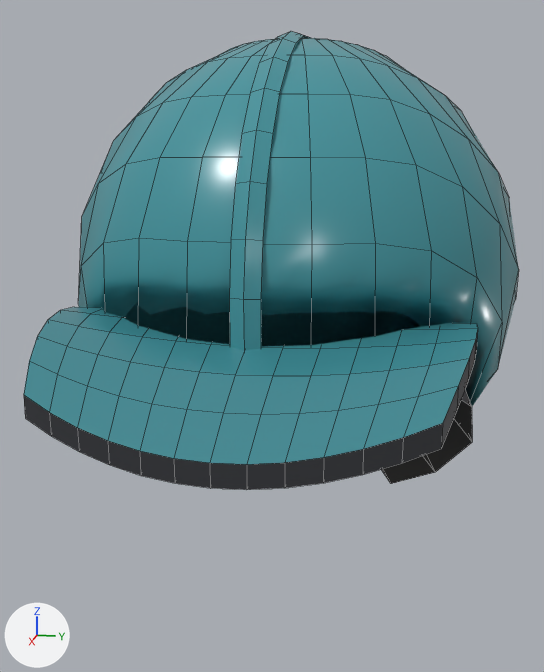
The FBX model CRICKETGAME/ArtSource/Exports/Equipment/SM_C26_Helmet_Hero.fbx: old version first, new version second.
The view is the same before and after, from a camera (50 mm lens) standing at (0.398, 0.066, 0.065) and looking at (0.031, -0.008, -0.027). Arrows for +X, +Y and +Z are at lower left; the lights stay in place. The picture after the commit comes second. Mesh edges are drawn as thin lines. Vertices at exactly the same position are counted once.

Script lines for the objects in view, before the commit:
```python
me_sm_c26_helmet_hero = bpy.data.meshes.new('SM_C26_Helmet_Hero')
me_sm_c26_helmet_hero.from_pydata(...)  # 465 vertices, 402 faces; spans x -0.123..0.174, y -0.114..0.114, z -0.117..0.122
# faces by material slot: [204, 120, 50, 28]
me_sm_c26_helmet_hero.materials.append(mat_m_c26_helmetshell)  # cyan #42959f
me_sm_c26_helmet_hero.materials.append(mat_m_c26_helmetpeak)  # cyan #3e8993
me_sm_c26_helmet_hero.materials.append(mat_m_c26_helmettrim)  # dark grey #303237
me_sm_c26_helmet_hero.materials.append(mat_m_c26_helmetpad)  # dark grey #403f3e
ob_sm_c26_helmet_hero = bpy.data.objects.new('SM_C26_Helmet_Hero', me_sm_c26_helmet_hero)
ob_sm_c26_helmet_hero.location = (0.0, 0.0, 0.0)
```
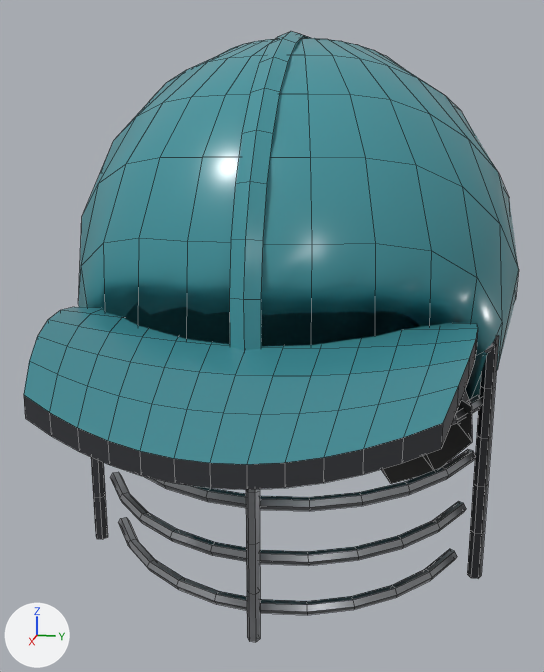
What differs and where, as boxes (x1, y1, x2, y2) in the pictures (544 x 672 px):
'SM_C26_Helmet_Hero', reshaped (33% taller)
    before: (24, 31, 519, 490)
    after: (24, 31, 519, 642)
part 1 of me_sm_c26_helmet_hero, added (mostly hidden)
    after: (485, 343, 495, 353)
part 2 of me_sm_c26_helmet_hero, added
    after: (451, 395, 483, 425)
part 3 of me_sm_c26_helmet_hero, added
    after: (144, 449, 475, 511)
part 4 of me_sm_c26_helmet_hero, added
    after: (110, 472, 466, 565)
part 5 of me_sm_c26_helmet_hero, added
    after: (118, 517, 457, 615)
part 6 of me_sm_c26_helmet_hero, added
    after: (91, 457, 108, 539)
part 7 of me_sm_c26_helmet_hero, added
    after: (467, 335, 499, 579)
part 8 of me_sm_c26_helmet_hero, added
    after: (246, 489, 260, 642)

Patch to the scene script:
```diff
--- a/CRICKETGAME/ArtSource/Exports/Equipment/SM_C26_Helmet_Hero.fbx.py
+++ b/CRICKETGAME/ArtSource/Exports/Equipment/SM_C26_Helmet_Hero.fbx.py
@@ mat_m_c26_helmetbar @@
+mat_m_c26_helmetbar = principled_material('M_C26_HelmetBar')
+mat_m_c26_helmetbar.base_color = (0.36, 0.372, 0.392)  # grey #a2a4a8
+mat_m_c26_helmetbar.metallic = 0.85
+mat_m_c26_helmetbar.roughness = 0.34
@@ me_sm_c26_helmet_hero @@
 # used by ob_sm_c26_helmet_hero; location = (0.0, 0.0, 0.0)
-me_sm_c26_helmet_hero.from_pydata(...)  # 465 vertices, 402 faces; spans x -0.123..0.174, y -0.114..0.114, z -0.117..0.122
+me_sm_c26_helmet_hero.from_pydata(...)  # 919 vertices, 888 faces; spans x -0.123..0.174, y -0.114..0.114, z -0.146..0.122
+# me_sm_c26_helmet_hero part 1: a new loose piece of 68 vertices spanning x 0.048..0.11, y -0.101..0.101, z -0.032..-0.018, in mat_m_c26_helmetbar (grey #a2a4a8)
+# me_sm_c26_helmet_hero part 2: a new loose piece of 68 vertices spanning x 0.047..0.107, y -0.098..0.098, z -0.06..-0.046, in mat_m_c26_helmetbar (grey #a2a4a8)
+# me_sm_c26_helmet_hero part 3: a new loose piece of 68 vertices spanning x 0.046..0.104, y -0.095..0.095, z -0.088..-0.074, in mat_m_c26_helmetbar (grey #a2a4a8)
+# me_sm_c26_helmet_hero part 4: a new loose piece of 68 vertices spanning x 0.044..0.101, y -0.093..0.093, z -0.116..-0.102, in mat_m_c26_helmetbar (grey #a2a4a8)
+# me_sm_c26_helmet_hero part 5: a new loose piece of 68 vertices spanning x 0.043..0.098, y -0.09..0.09, z -0.143..-0.129, in mat_m_c26_helmetbar (grey #a2a4a8)
+# me_sm_c26_helmet_hero part 6: a new loose piece of 38 vertices spanning x 0.047..0.053, y -0.102..-0.095, z -0.139..-0.017, in mat_m_c26_helmettrim (dark grey #303237)
+# me_sm_c26_helmet_hero part 7: a new loose piece of 38 vertices spanning x 0.047..0.053, y 0.095..0.102, z -0.139..-0.017, in mat_m_c26_helmettrim (dark grey #303237)
+# me_sm_c26_helmet_hero part 8: a new loose piece of 38 vertices spanning x 0.108..0.113, y -0.003..0.003, z -0.146..-0.027, in mat_m_c26_helmetbar (grey #a2a4a8)
 me_sm_c26_helmet_hero.materials.append(mat_m_c26_helmetshell)
@@ me_sm_c26_helmet_hero @@
 me_sm_c26_helmet_hero.materials.append(mat_m_c26_helmetpad)
+me_sm_c26_helmet_hero.materials.append(mat_m_c26_helmetbar)  # grey #a2a4a8
```
